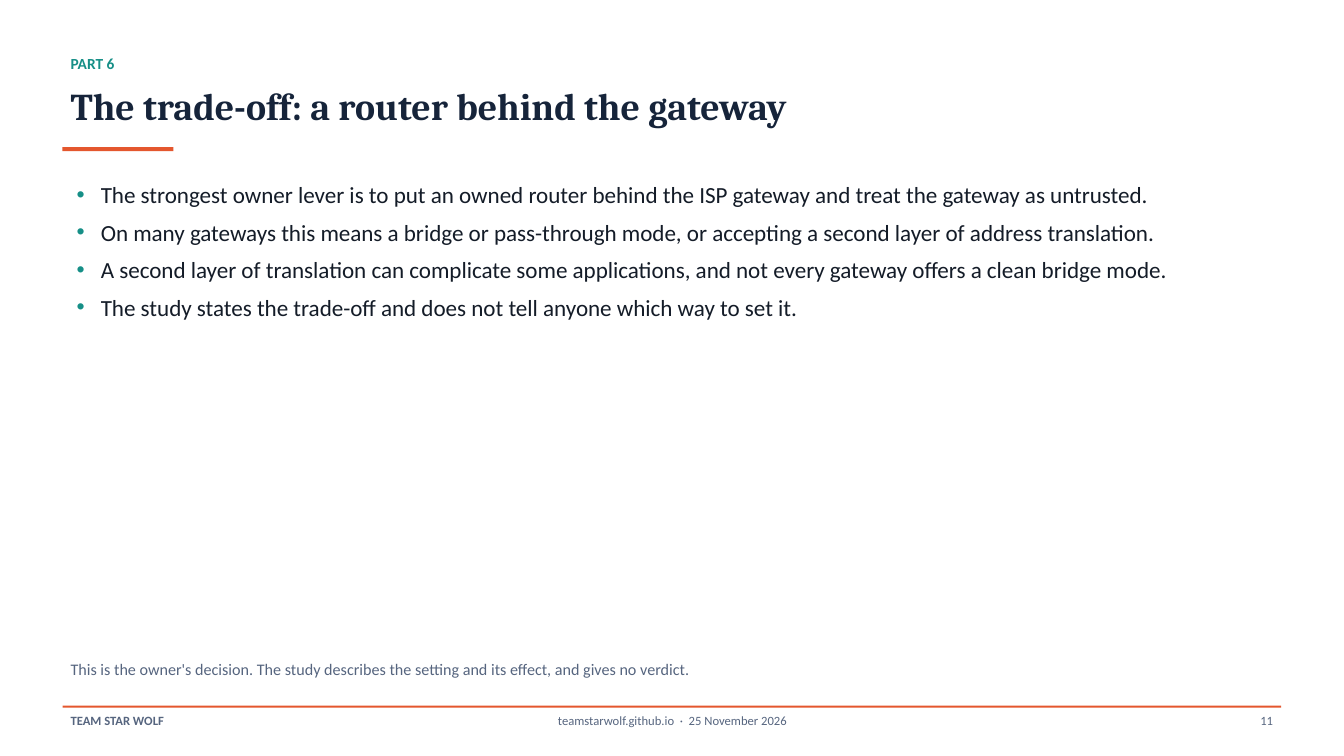
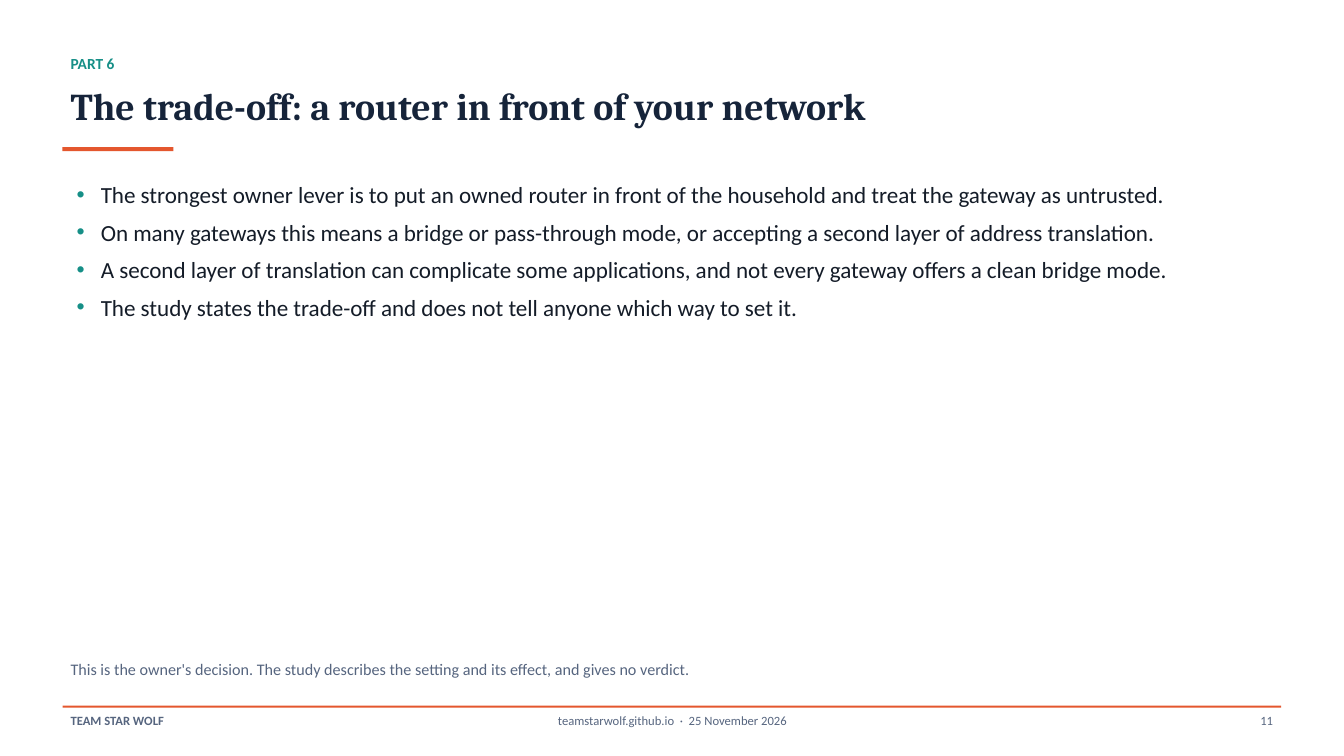
Before and after one commit to TeamStarWolf/TeamStarWolf, a slide deck: slide 11 of case-studies/slides/ISP_Gateway_Home_Network_Case_Study.pptx. Drawn at 1344x756 pixels with LibreOffice and Linux fonts; fonts in the diff are those of the drawing. Boxes give left, top, right and bottom in pixels: in the first picture for what was removed or moved away, otherwise in the second. Text is boxed around its words. In the diff, an @@ line names an element or a change of style, - is before the commit and + after.

```diff
--- a/case-studies/slides/ISP_Gateway_Home_Network_Case_Study.pptx
+++ b/case-studies/slides/ISP_Gateway_Home_Network_Case_Study.pptx
@@ text at [71,93,866,129]: text changed @@
-The trade-off: a router behind the gateway
+The trade-off: a router in front of your network
@@ text at [101,187,1163,207]: text changed @@
-• The strongest owner lever is to put an owned router behind the ISP gateway and treat the gateway as untrusted.
+• The strongest owner lever is to put an owned router in front of the household and treat the gateway as untrusted.
```
Also in this commit, not shown: 13 other slides changed, 7 other files.
